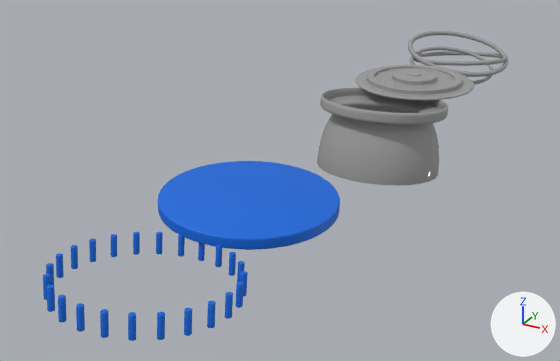
One commit to the FBX model main_scene/public/models/Com/AnimationCoiffe.fbx: the scene before it, then after it.
The view is the same before and after, from a 50 mm lens placed at (13.8, -30.6, 12.7), pointed at (-3.0, -0.1, -2.6). Arrows for +X, +Y and +Z are at lower right; the lights stay in place. Where no turn or scale is listed for an object, it has been applied to the vertices.

The scene before the commit, as lines of its bpy script (objects in view):
```python
ob_body_2 = bpy.data.objects.new('Body_2', me_mesh_029)
ob_body_2.location = (0.0, -8.0, 0.28)
ob_cerceau3_2 = bpy.data.objects.new('Cerceau3_2', me_mesh_002)
ob_cerceau3_2.location = (0.0, 18.35, 0.06)
ob_cylindre_10 = bpy.data.objects.new('Cylindre_10', me_mesh_013)
ob_cylindre_10.location = (-1.5, -16.8, 0.41)
ob_cylindre_12 = bpy.data.objects.new('Cylindre_12', me_mesh_015)
ob_cylindre_12.location = (0.0, -17.2, 0.45)
ob_cylindre_13 = bpy.data.objects.new('Cylindre_13', me_mesh_016)
ob_cylindre_13.location = (0.78, -17.1, 0.44)
ob_cylindre_14 = bpy.data.objects.new('Cylindre_14', me_mesh_017)
ob_cylindre_14.location = (1.5, -16.8, 0.41)
ob_cylindre_17 = bpy.data.objects.new('Cylindre_17', me_mesh_020)
ob_cylindre_17.location = (2.91, -14.98, 0.19)
ob_cylindre_18 = bpy.data.objects.new('Cylindre_18', me_mesh_021)
ob_cylindre_18.location = (3.01, -14.21, 0.1)
ob_cylindre_19 = bpy.data.objects.new('Cylindre_19', me_mesh_022)
ob_cylindre_19.location = (2.91, -13.44, 0.01)
# also in view: 'Booster_2' at (0.0, 5.3, -1.3); 'Cerceau2_2' at (0.0, 18.8, -0.4); 'Male_2' at (0.0, 10.1, 0.5)
```
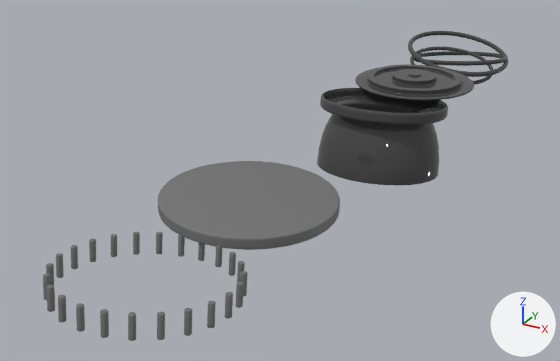
The newer file is also turned or shifted as a whole; pictures and numbers use the older file's frame.

Pixel boxes (x1, y1, x2, y2) of what changed, in the pictures (560 x 361 px):
```json
{"object": "Body_2", "change": "recoloured", "before": [158, 161, 340, 250], "after": [158, 161, 340, 250], "on screen": "blue to grey"}
{"object": "Booster_2", "change": "recoloured", "before": [317, 88, 448, 185], "after": [317, 88, 448, 185]}
{"object": "Male_2", "change": "recoloured", "before": [355, 64, 474, 100], "after": [355, 64, 474, 100]}
{"object": "Cerceau3_2", "change": "recoloured", "before": [408, 31, 508, 77], "after": [408, 31, 508, 77]}
{"object": "Cerceau2_2", "change": "recoloured", "before": [414, 51, 507, 66], "after": [414, 51, 507, 66]}
{"object": "Cerceau1_2", "change": "recoloured", "before": [410, 46, 493, 85], "after": [410, 46, 493, 85]}
{"object": "Cylindre_13", "change": "recoloured", "before": [100, 309, 109, 338], "after": [100, 309, 109, 338], "on screen": "blue to grey"}
{"object": "Cylindre_12", "change": "recoloured", "before": [76, 303, 85, 332], "after": [76, 303, 85, 332], "on screen": "blue to grey"}
{"object": "Cylindre_14", "change": "recoloured", "before": [128, 312, 136, 341], "after": [128, 312, 136, 341], "on screen": "blue to grey"}
{"object": "Cylindre_15", "change": "recoloured", "before": [157, 312, 165, 340], "after": [157, 312, 165, 340], "on screen": "blue to grey"}
{"object": "Cylindre_16", "change": "recoloured", "before": [184, 308, 192, 336], "after": [184, 308, 192, 336], "on screen": "blue to grey"}
{"object": "Cylindre_11", "change": "recoloured", "before": [58, 295, 67, 322], "after": [58, 295, 67, 322], "on screen": "blue to grey"}
{"object": "Cylindre_10", "change": "recoloured", "before": [47, 285, 55, 312], "after": [47, 285, 55, 312], "on screen": "blue to grey"}
{"object": "Cylindre_17", "change": "recoloured", "before": [207, 301, 216, 328], "after": [207, 301, 216, 328], "on screen": "blue to grey"}
{"object": "Cylindre_18", "change": "recoloured", "before": [225, 292, 233, 319], "after": [225, 292, 233, 319], "on screen": "blue to grey"}
{"object": "Cylindre_19", "change": "recoloured", "before": [236, 282, 244, 308], "after": [236, 282, 244, 308], "on screen": "blue to grey"}
{"object": "Cylindre_7", "change": "recoloured", "before": [56, 253, 64, 278], "after": [56, 253, 64, 278], "on screen": "blue to grey"}
{"object": "Cylindre_6", "change": "recoloured", "before": [71, 245, 78, 269], "after": [71, 245, 78, 269], "on screen": "blue to grey"}
{"object": "Cylindre_22", "change": "recoloured", "before": [229, 252, 236, 276], "after": [229, 252, 236, 276], "on screen": "blue to grey"}
{"object": "Cylindre_3", "change": "recoloured", "before": [133, 232, 140, 255], "after": [133, 232, 140, 255], "on screen": "blue to grey"}
{"object": "Cylindre_5", "change": "recoloured", "before": [89, 239, 96, 262], "after": [89, 239, 96, 262]}
{"object": "Cylindre_9", "change": "recoloured", "before": [43, 274, 51, 300], "after": [43, 274, 51, 300]}
{"object": "Cylindre_2", "change": "recoloured", "before": [156, 232, 163, 254], "after": [156, 232, 163, 254]}
{"object": "Cylindre_23", "change": "recoloured", "before": [215, 245, 222, 267], "after": [215, 245, 222, 267]}
{"object": "Cylindre_4", "change": "recoloured", "before": [111, 234, 117, 257], "after": [111, 234, 117, 257]}
{"object": "Cylindre_1", "change": "recoloured", "before": [178, 234, 185, 257], "after": [178, 234, 185, 257]}
{"object": "Cylindre_20", "change": "recoloured", "before": [240, 271, 248, 296], "after": [240, 271, 248, 296]}
{"object": "Cylindre_8", "change": "recoloured", "before": [46, 263, 54, 285], "after": [46, 263, 54, 285]}
{"object": "Cylindre_0", "change": "recoloured", "before": [198, 243, 205, 261], "after": [198, 243, 205, 261]}
{"object": "Cylindre_21", "change": "recoloured", "before": [237, 261, 245, 282], "after": [237, 261, 245, 282]}
```

Scene script edits in JSON lines:
```json
{"op": "set", "path": "mat_rs_material.base_color", "old": "(0.0, 0.141, 0.722)", "new": "(0.17, 0.17, 0.17)", "note": "blue #0069dd -> grey #737373"}
{"op": "set", "path": "mat_rs_material_1.base_color", "old": "(0.335, 0.333, 0.333)", "new": "(0.06, 0.0597, 0.0597)", "note": "grey #9d9c9c -> dark grey #454545"}
```
